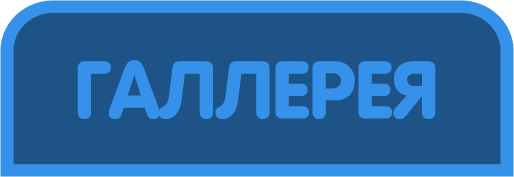
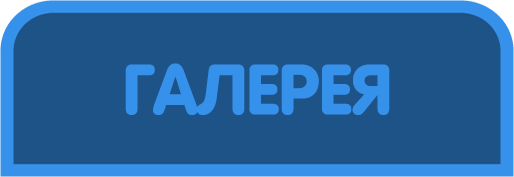
Before/after of a 514×177 layered artwork. What changed in the layer stack:
renamed "ГАЛЛЕРЕЯ" to "ГАЛЕРЕЯ", painted on it over [77, 60, 436, 119]
